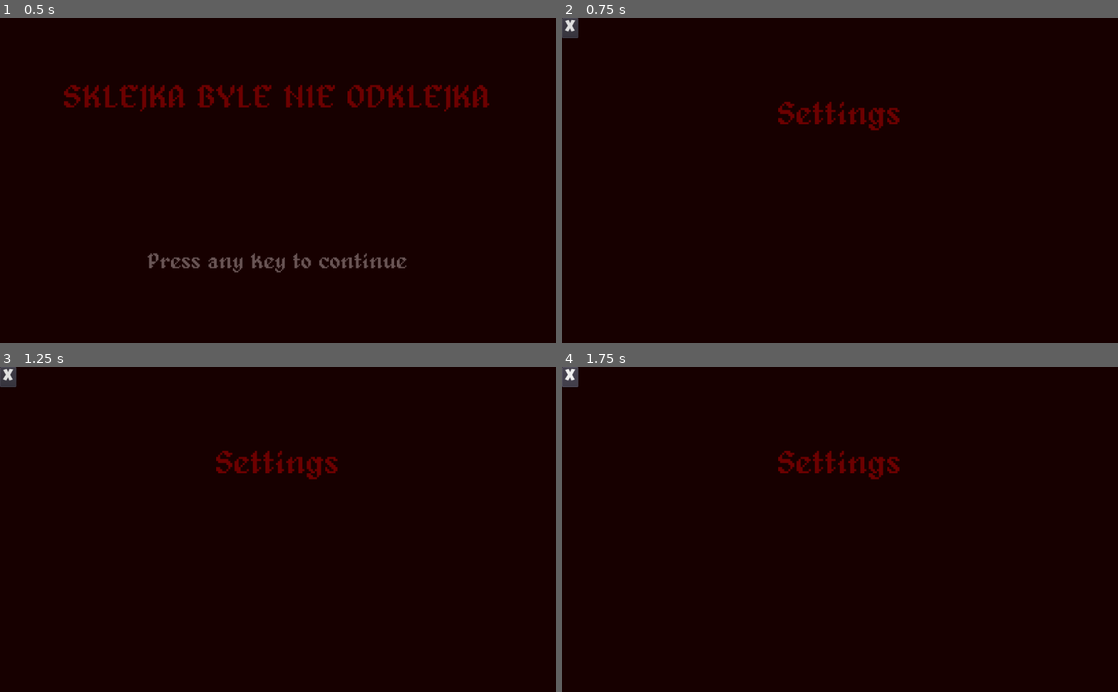
Above: before the commit, frames 1-4 (two rows, left to right).
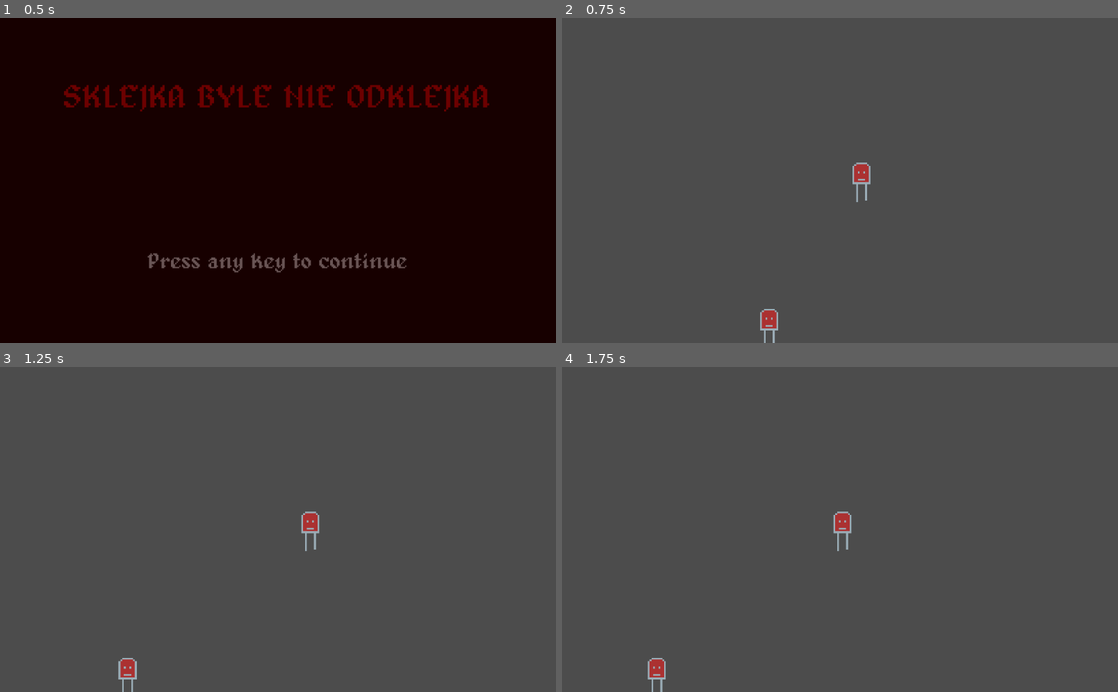
Above: after the commit, the same moments.

Repository: jptrzy/sklejka-byle-nie-odklejka
Game: Godot game, scene res://src/UI/StartMenu.tscn
The game is run twice, just before and just after one commit, with the same random seed, the same clock (stepped at 60 frames per second) and the same inputs.
Inputs (mouse positions are in pixels of both pictures, inside the frame that each line leads up to):
- Up to frame 1 (0.5 s): no input
- Up to frame 2 (0.75 s): tap Enter at 0.5 s; hold Right (move_right) from 0.53 s (still down)
- Up to frame 3 (1.25 s): keep holding Right (move_right)
- Up to frame 4 (1.75 s): release Right (move_right) at 1.25 s; click (567, 376) at 1.25 s, where only the run before the commit has a clickable "X"

Frame 1 is identical in both runs. In frame 2, 100% of the frame differs, in the area x 0-100%, y 0-100%; in frame 3, 100%; in frame 4, 100%.

Commit message:
Settings

Diff:
--- a/src/UI/GUI.tscn
+++ b/src/UI/GUI.tscn
@@ -1,14 +1,11 @@
-[gd_scene load_steps=4 format=2]
+[gd_scene load_steps=3 format=2]
 
 [ext_resource path="res://src/UI/PauseMenu.tscn" type="PackedScene" id=1]
 [ext_resource path="res://src/UI/SkillMenu.tscn" type="PackedScene" id=2]
-[ext_resource path="res://src/UI/SettingsMenu.tscn" type="PackedScene" id=3]
 
 [node name="GUI" type="CanvasLayer"]
 
 [node name="SkillMenu" parent="." instance=ExtResource( 2 )]
 pause_mode = 2
 
-[node name="SettingsMenu" parent="." instance=ExtResource( 3 )]
-
 [node name="PauseMenu" parent="." instance=ExtResource( 1 )]
--- a/src/UI/SettingsMenu.tscn
+++ b/src/UI/SettingsMenu.tscn
@@ -35,10 +35,8 @@
 size_flags_vertical = 3
 
 [node name="Button" type="Button" parent="ColorRect/MarginContainer/VBoxContainer"]
-margin_left = 10.0
-margin_top = 10.0
-margin_right = 50.0
-margin_bottom = 50.0
+margin_right = 30.0
+margin_bottom = 37.0
 focus_mode = 0
 size_flags_horizontal = 2
 custom_fonts/font = SubResource( 2 )
@@ -66,3 +64,24 @@
 
 [node name="MarginContainer" type="MarginContainer" parent="ColorRect/MarginContainer/VBoxContainer/VBoxContainer"]
 margin_right = 1024.0
+
+[node name="Button" type="Button" parent="ColorRect/MarginContainer/VBoxContainer/VBoxContainer"]
+margin_top = 4.0
+margin_right = 1024.0
+margin_bottom = 92.0
+size_flags_vertical = 3
+text = "Audio"
+
+[node name="Button2" type="Button" parent="ColorRect/MarginContainer/VBoxContainer/VBoxContainer"]
+margin_top = 96.0
+margin_right = 1024.0
+margin_bottom = 185.0
+size_flags_vertical = 3
+text = "Video"
+
+[node name="Button3" type="Button" parent="ColorRect/MarginContainer/VBoxContainer/VBoxContainer"]
+margin_top = 189.0
+margin_right = 1024.0
+margin_bottom = 278.0
+size_flags_vertical = 3
+text = "Huj"
